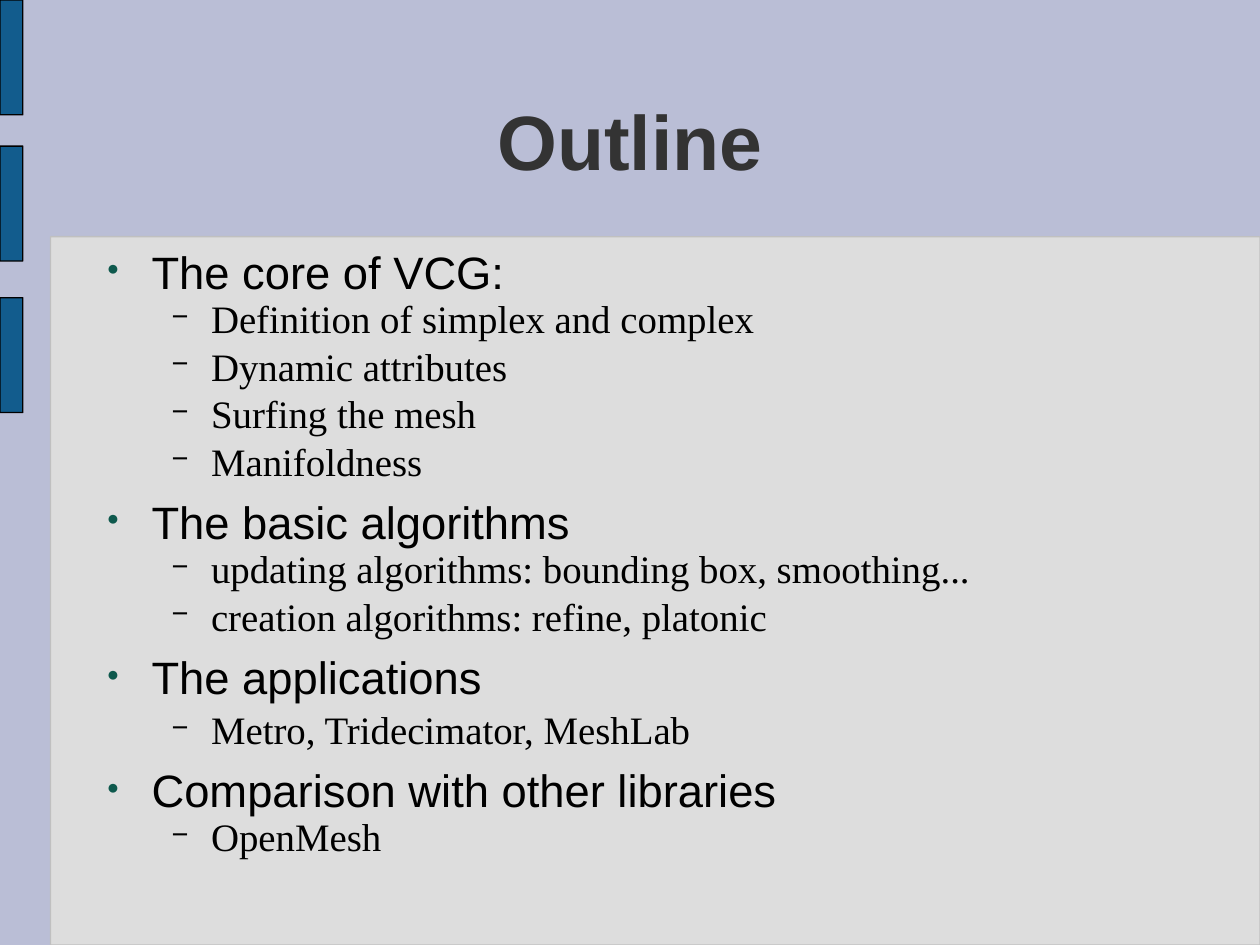
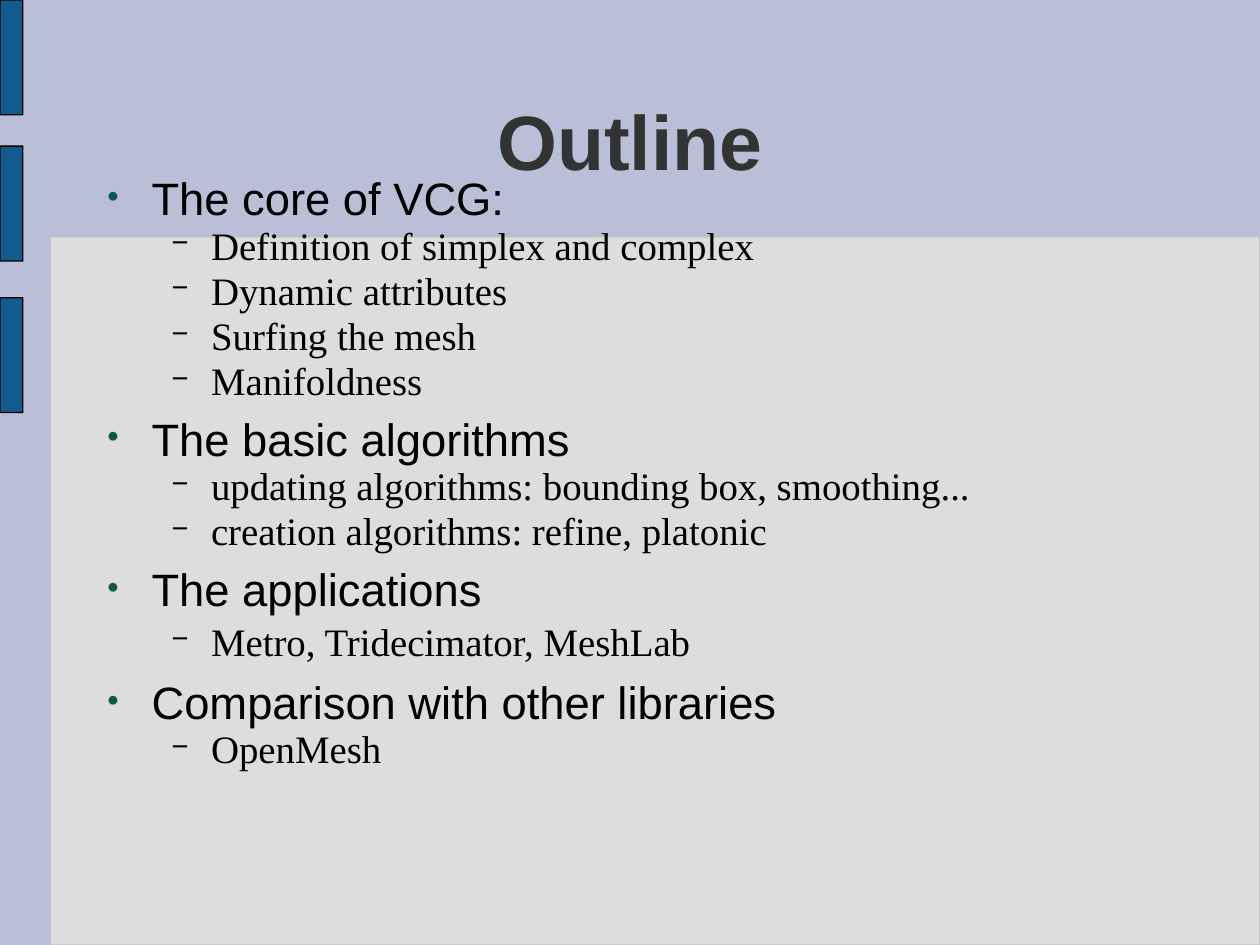
Before and after one commit to prototypable/vcglib, a slide deck: slide 5 of docs/introduction to vcg.ppt. Drawn at 1260x945 pixels with LibreOffice and Linux fonts; fonts in the diff are those of the drawing. Boxes give left, top, right and bottom in pixels: in the first picture for what was removed or moved away, otherwise in the second. Text is boxed around its words. In the diff, an @@ line names an element or a change of style, - is before the commit and + after.

```diff
--- a/docs/introduction to vcg.ppt
+++ b/docs/introduction to vcg.ppt
@@ text "The core of VCG:": place and size @@
-text "The core of VCG:" at bbox=[152, 256, 970, 859]
+text "The core of VCG:" at bbox=[152, 182, 970, 771]
@@ text at bbox=[211, 232, 970, 553]: less space between paragraphs @@
```
Also in this commit, not shown: 10 other slides changed, 9 slides added, 1 slide removed.
